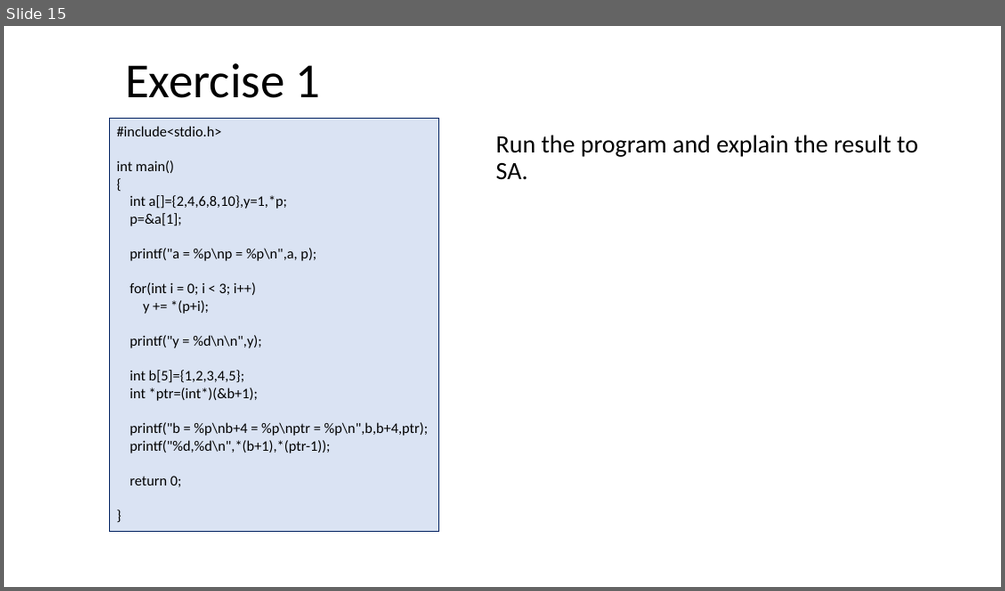
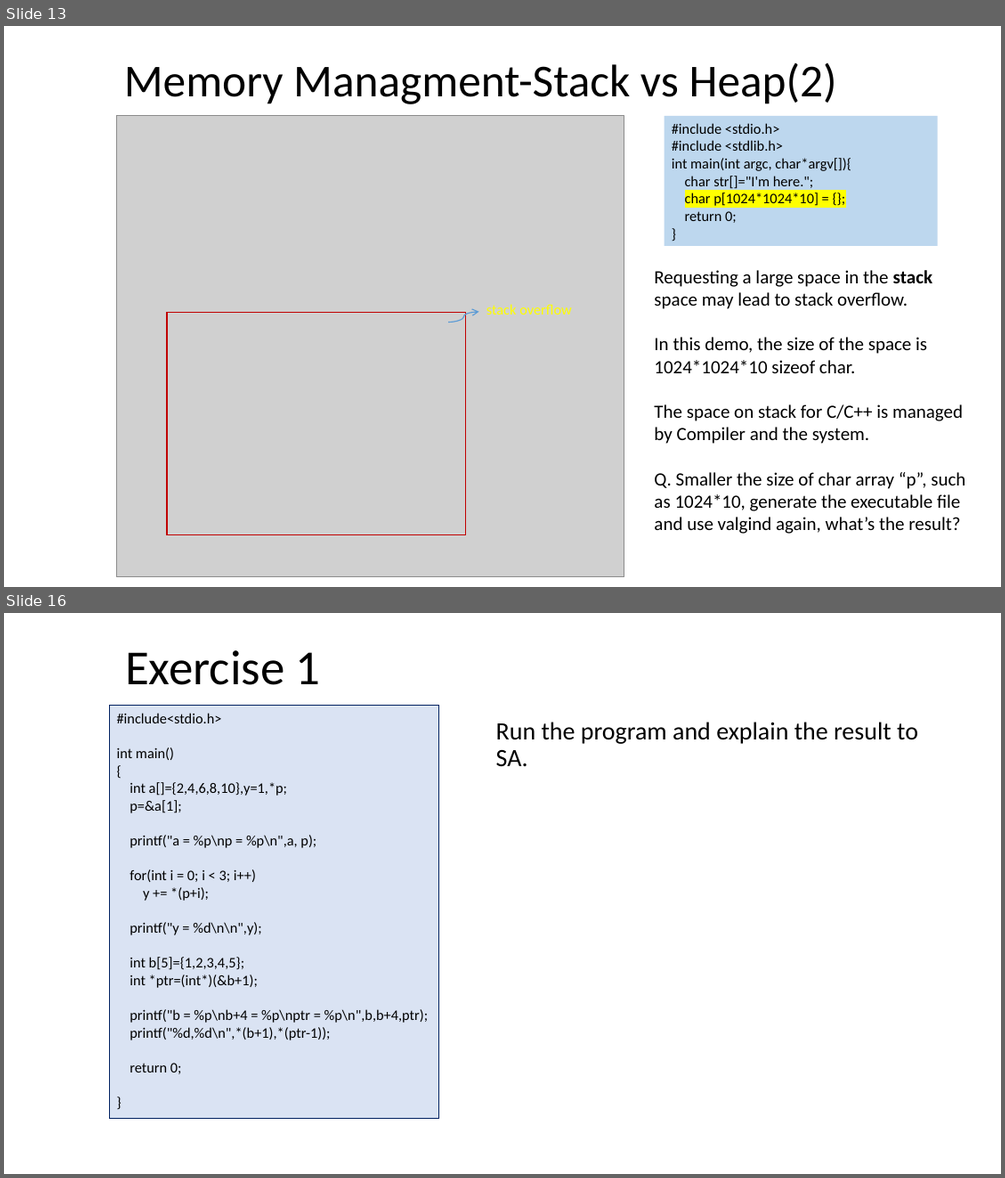
Before and after one commit to ShiqiYu/CPP, a slide deck: week05/Lab05.pptx. Shown one above the other, each under a label of ours: slide 15 before the commit, slides 13 and 16 after it; the slides between them are not shown. The pictures are 1005x591 and 1005x1178 pixels, drawn with LibreOffice and Linux fonts; fonts in the diff are those of the drawing; grey boxes stand for pictures; background and template pictures are left out. Boxes give left, top, right and bottom in pixels: in the first picture for what was removed or moved away, otherwise in the second. Text is boxed around its words. In the diff, an @@ line names an element or a change of style, - is before the commit and + after.

```diff
--- a/week05/Lab05.pptx
+++ b/week05/Lab05.pptx
@@ slide 13 added at bbox=[4, 26, 1001, 587], background #FFFFFF @@
@@ title added at bbox=[124, 62, 837, 104], 44 pt, text #000000 @@
+Memory Managment-Stack vs Heap(2)
@@ picture added at bbox=[117, 116, 624, 577] @@
@@ rectangle added at bbox=[664, 116, 938, 246], fill #BDD7EE, 14 pt, text #000000 @@
+#include <stdio.h>
+#include <stdlib.h>
+int main(int argc, char*argv[]){
+char str[]="I'm here.";
+char p[1024*1024*10] = {};
+return 0;
+}
@@ text added at bbox=[654, 270, 965, 533], 18 pt, text #000000 @@
+Requesting a large space in the stack space may lead to stack overflow.
+In this demo, the size of the space is 1024*1024*10 sizeof char.
+The space on stack for C/C++ is managed by Compiler and the system.
+Q. Smaller the size of char array “p”, such as 1024*10, generate the executable file and use valgind again, what’s the result?
@@ rectangle added at bbox=[167, 312, 466, 534], outline #C00000 1 pt @@
@@ curved arrow added from (448, 322) to (479, 312), #5B9BD5 1 pt @@
@@ text added at bbox=[486, 304, 572, 314], 14 pt, text #FFFF00 @@
+stack overflow
@@ what was slide 15 is now slide 16 @@
```
Also in this commit, not shown: 1 slide changed, 15 other slides added, 14 slides removed, 3 other files.
